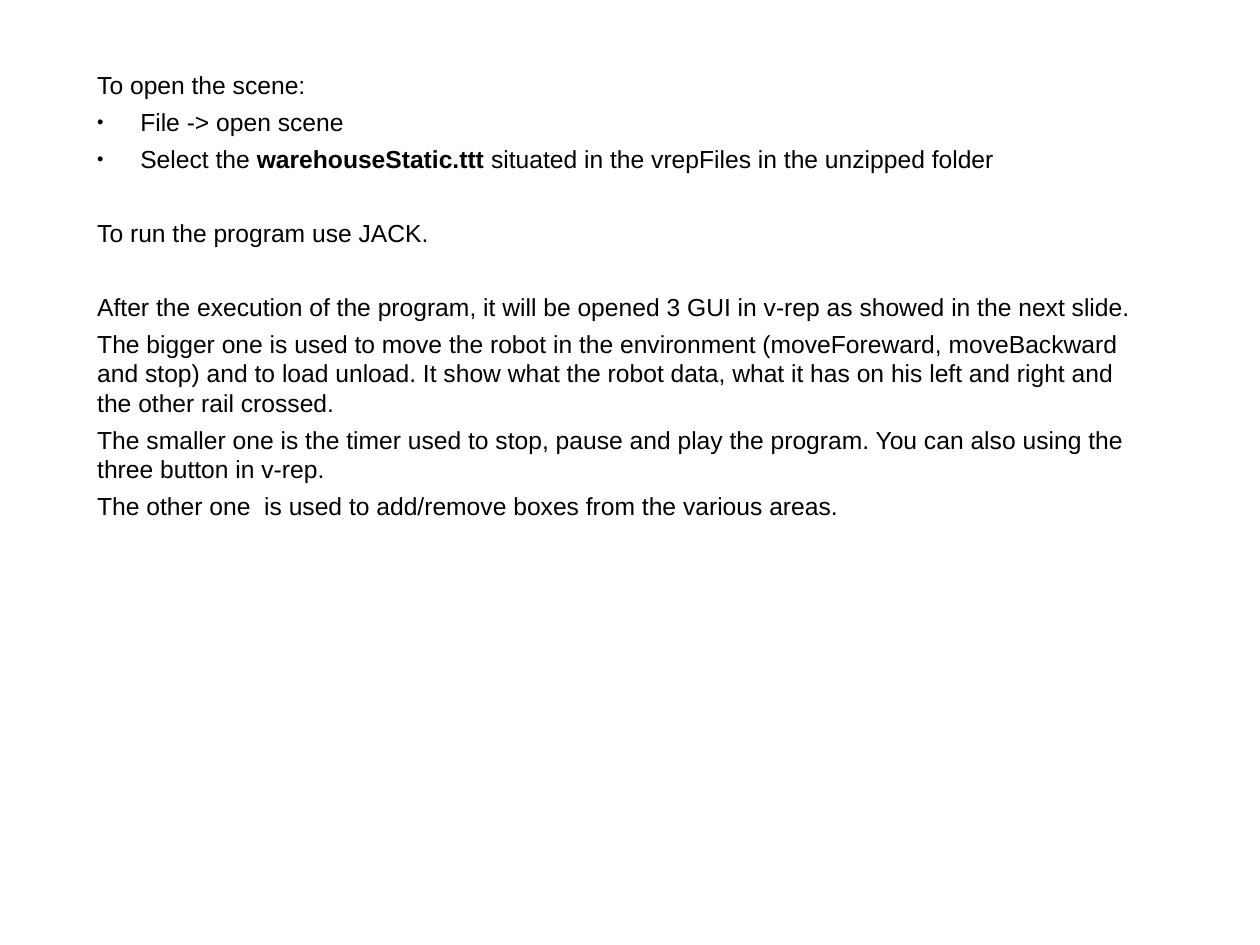
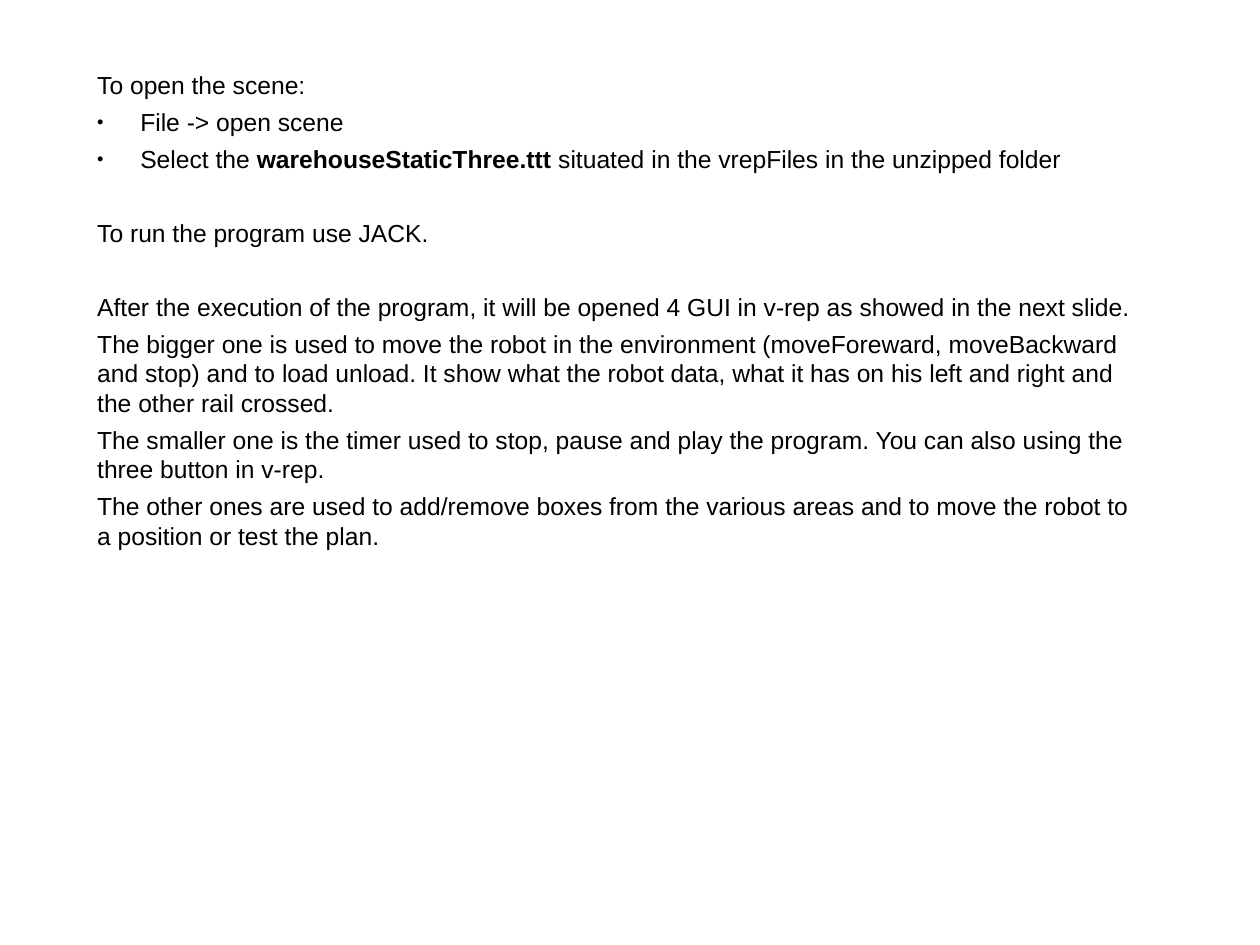
Before and after one commit to marcorobol/2017-AoseLab-VRep, a slide deck: slide 4 of WDAS JACK Agents/docs/v-rep_presentation.pptx. Drawn at 1260x945 pixels with LibreOffice and Linux fonts; fonts in the diff are those of the drawing. Boxes give left, top, right and bottom in pixels: in the first picture for what was removed or moved away, otherwise in the second. Text is boxed around its words. In the diff, an @@ line names an element or a change of style, - is before the commit and + after.

```diff
--- a/WDAS JACK Agents/docs/v-rep_presentation.pptx
+++ b/WDAS JACK Agents/docs/v-rep_presentation.pptx
@@ text at [140,150,1061,173]: text changed @@
-• Select the warehouseStatic.ttt situated in the vrepFiles in the unzipped folder
+• Select the warehouseStaticThree.ttt situated in the vrepFiles in the unzipped folder
@@ text at [97,298,1129,321]: text changed @@
-After the execution of the program, it will be opened 3 GUI in v-rep as showed in the next slide.
+After the execution of the program, it will be opened 4 GUI in v-rep as showed in the next slide.
@@ text at [97,497,1128,550]: text changed @@
-The other one is used to add/remove boxes from the various areas.
+The other ones are used to add/remove boxes from the various areas and to move the robot to a position or test the plan.
```
Also in this commit, not shown: 3 other slides changed, 2 other files.
